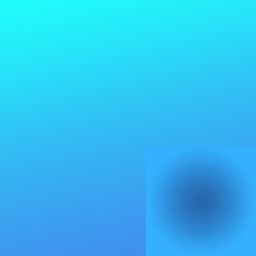
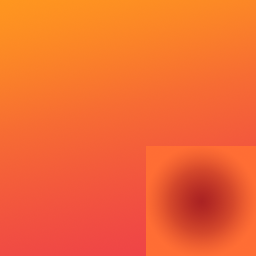
Two versions of the same layered image (256×256). Layer-by-layer changes:
painted on "Rectangle 2" over left=146, top=146, right=256, bottom=256
painted on "Rectangle 1" over left=0, top=0, right=256, bottom=256
